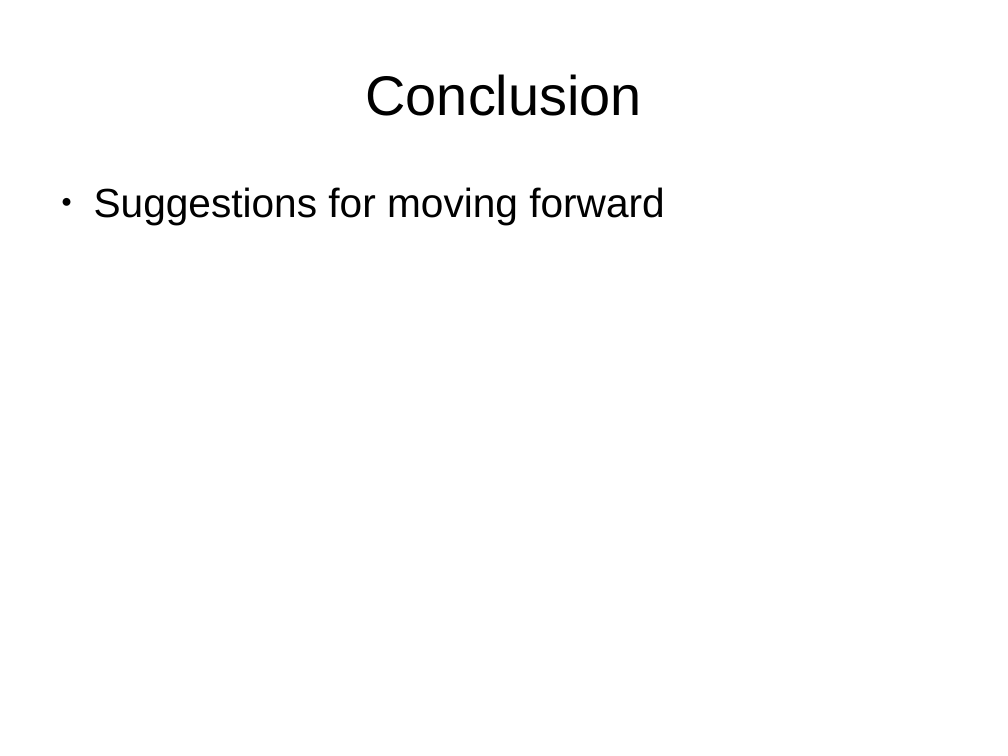
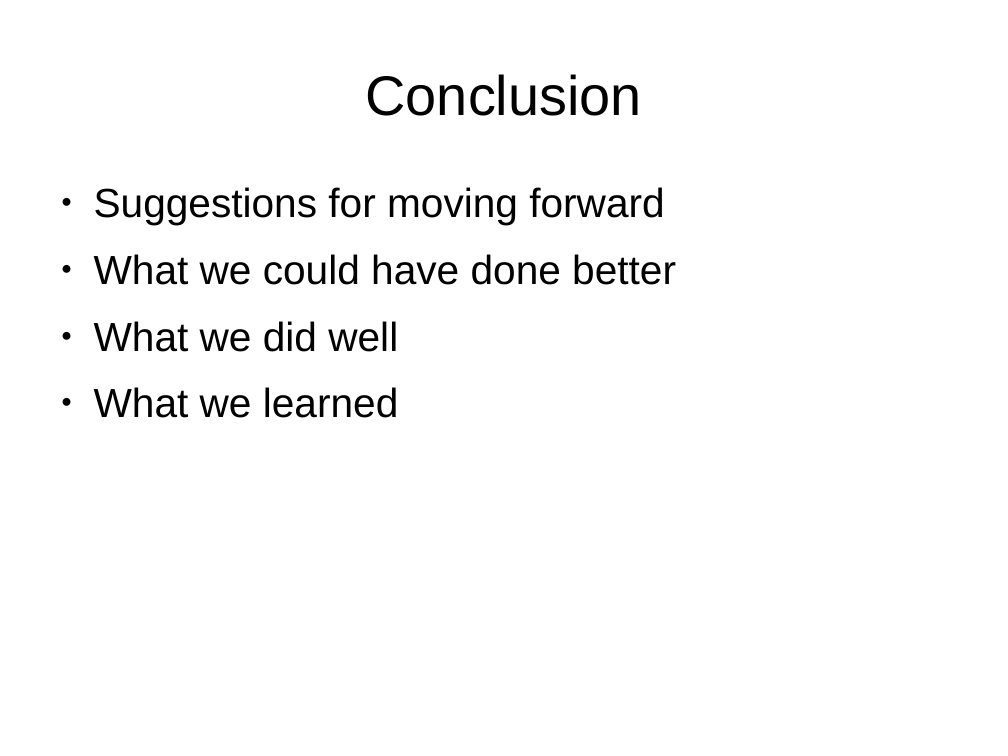
Before and after one commit to jolleekin/tiu-tracking, a slide deck: slide 29 of Docs/presentation_outline_v0.1.odp (slide 27 before the commit). Drawn at 1008x756 pixels with LibreOffice and Linux fonts; fonts in the diff are those of the drawing. Boxes give left, top, right and bottom in pixels: in the first picture for what was removed or moved away, otherwise in the second. Text is boxed around its words. In the diff, an @@ line names an element or a change of style, - is before the commit and + after.

```diff
--- a/Docs/presentation_outline_v0.1.odp
+++ b/Docs/presentation_outline_v0.1.odp
@@ text at (94, 254, 676, 418): paragraphs added @@
+● What we could have done better
+● What we did well
+● What we learned
```
Also in this commit, not shown: 1 other slide changed, 4 slides added, 2 slides removed.
